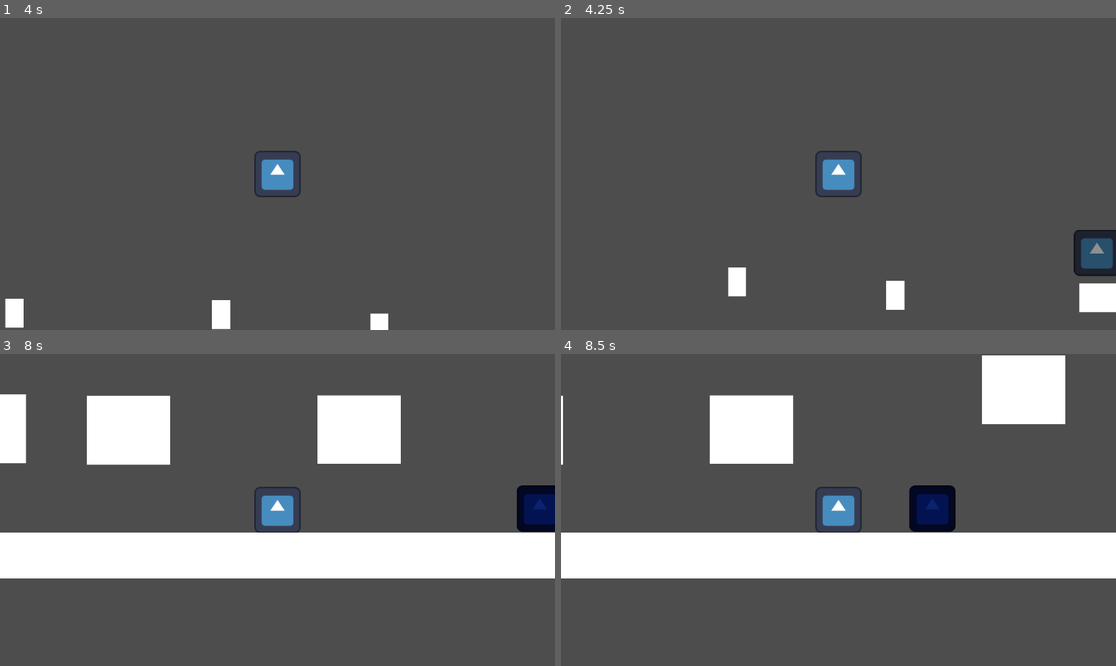
Above: before the commit, frames 1-4 (two rows, left to right).
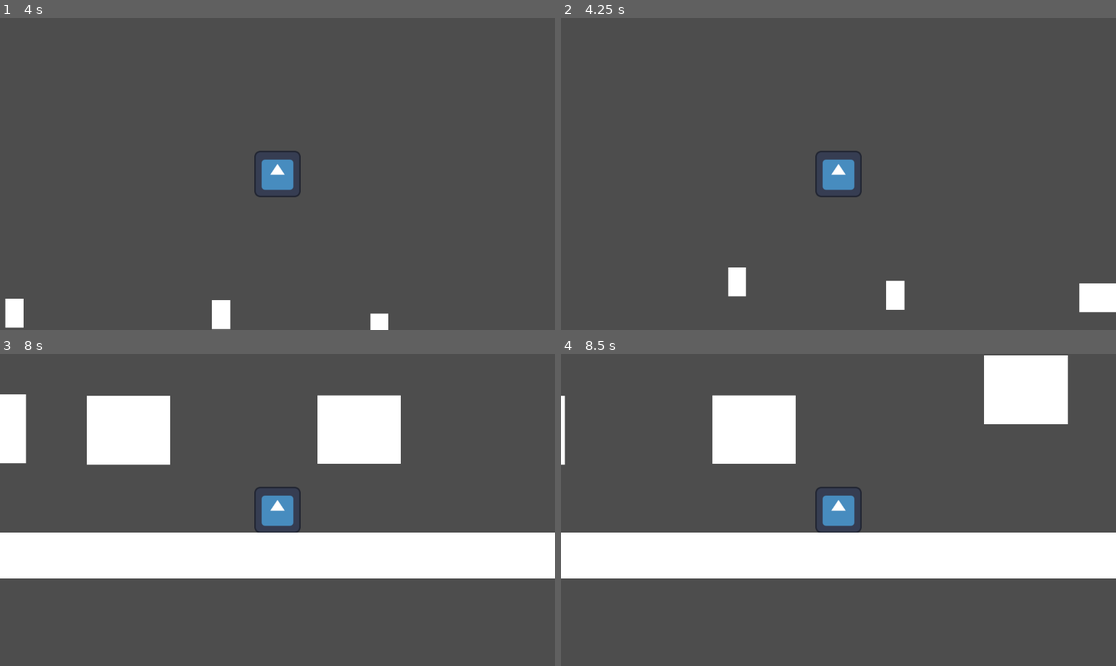
Above: after the commit, the same moments.

Repository: sfaruque10/Godot-2D-Game
Game: Godot game, scene res://baseGameLevel.tscn
The game is run twice, just before and just after one commit, with the same random seed, the same clock (stepped at 60 frames per second) and the same inputs. This scene is started directly instead of the project's main scene. The engine's default icon, where the game draws it, is replaced by a stand-in: a white triangle on a blue panel in a dark square.
Inputs:
- Up to frame 1 (4 s): tap Enter at 0.5 s; hold Right (ui_right) 0.53-2.03 s; tap Space (dash) every 0.75 s from 0.6 to 3.6 s; tap Up (jump) at 0.77, 1.52, 3.02, 3.77 s; hold Left (ui_left) 2.03-2.78 s; hold Right (ui_right) from 2.78 s (still down)
- Up to frame 2 (4.25 s): keep holding Right (ui_right)
- Up to frame 3 (8 s): release Right (ui_right) at 4.28 s; hold Left (ui_left) 4.28-5.03 s; tap Space (dash) every 0.75 s from 4.35 to 7.35 s; tap Up (jump) at 4.52, 6.02, 6.77, 7.52 s; hold Right (ui_right) 5.03-5.78 s; hold Left (ui_left) 5.78-7.28 s; hold Right (ui_right) from 7.28 s (still down)
- Up to frame 4 (8.5 s): keep holding Right (ui_right); tap Space (dash) at 8.1 s

Frame 1 is identical in both runs. In frame 2, 1.1% of the frame differs, in the area x 92-100%, y 67-83%; in frame 3, 1.0%; in frame 4, 1.7%, in the area x 0-92%, y 0-58%.

Commit message:
More Platforms
Added more platforms and some enemies to level.

Diff:
--- a/2d-game/baseGameLevel.tscn
+++ b/2d-game/baseGameLevel.tscn
@@ -11,7 +11,7 @@
 b = Vector2(-3260, 0)
 
 [sub_resource type="RectangleShape2D" id="RectangleShape2D_davks"]
-size = Vector2(6434, 104)
+size = Vector2(6478, 128)
 
 [sub_resource type="RectangleShape2D" id="RectangleShape2D_t3wiy"]
 size = Vector2(200, 5239.5)
@@ -45,6 +45,9 @@
 
 [sub_resource type="RectangleShape2D" id="RectangleShape2D_sjpi1"]
 size = Vector2(350, 99)
+
+[sub_resource type="RectangleShape2D" id="RectangleShape2D_l43w2"]
+size = Vector2(6478, 117)
 
 [node name="BaseGameLevel" type="Node2D"]
 
@@ -67,7 +70,7 @@
 shape = SubResource("SegmentShape2D_q5v5t")
 
 [node name="CollisionShape2D" type="CollisionShape2D" parent="Starting Platform"]
-position = Vector2(-25, 63)
+position = Vector2(-22, 51)
 shape = SubResource("RectangleShape2D_davks")
 
 [node name="Boundary Left" type="StaticBody2D" parent="."]
@@ -277,11 +280,13 @@
 position = Vector2(1, -1)
 shape = SubResource("RectangleShape2D_x6wv0")
 
-[node name="CharacterBody2D" parent="." instance=ExtResource("3_q5v5t")]
-position = Vector2(2183, -1004)
-
-[node name="CharacterBody2D2" parent="." instance=ExtResource("4_6hoih")]
-position = Vector2(2376, 63)
+[node name="Wind_Enemy_1" parent="." instance=ExtResource("3_q5v5t")]
+position = Vector2(-781, -2806)
+rotation = 3.1415927
+
+[node name="Slippery_Enemy_1" parent="." instance=ExtResource("4_6hoih")]
+position = Vector2(-1883, -3007)
+rotation = 3.1415927
 
 [node name="Dash Checkpoint" type="Area2D" parent="."]
 position = Vector2(67, -2018)
@@ -384,7 +389,59 @@
 position = Vector2(1, -1)
 shape = SubResource("RectangleShape2D_x6wv0")
 
-[node name="GravSwap" type="Area2D" parent="."]
+[node name="Platform 24" type="StaticBody2D" parent="."]
+position = Vector2(600, -2913)
+
+[node name="ColorRect" type="ColorRect" parent="Platform 24"]
+offset_left = -208.0
+offset_top = -41.0
+offset_right = 211.0
+offset_bottom = 39.0
+
+[node name="CollisionShape2D" type="CollisionShape2D" parent="Platform 24"]
+position = Vector2(1, -1)
+shape = SubResource("RectangleShape2D_x6wv0")
+
+[node name="Platform 25" type="StaticBody2D" parent="."]
+position = Vector2(1800, -3200)
+
+[node name="ColorRect" type="ColorRect" parent="Platform 25"]
+offset_left = -208.0
+offset_top = -41.0
+offset_right = 211.0
+offset_bottom = 39.0
+
+[node name="CollisionShape2D" type="CollisionShape2D" parent="Platform 25"]
+position = Vector2(1, -1)
+shape = SubResource("RectangleShape2D_x6wv0")
+
+[node name="Platform 26" type="StaticBody2D" parent="."]
+position = Vector2(2488, -3328)
+
+[node name="ColorRect" type="ColorRect" parent="Platform 26"]
+offset_left = -208.0
+offset_top = -41.0
+offset_right = 211.0
+offset_bottom = 39.0
+
+[node name="CollisionShape2D" type="CollisionShape2D" parent="Platform 26"]
+position = Vector2(1, -1)
+shape = SubResource("RectangleShape2D_x6wv0")
+
+[node name="Platform 27" type="StaticBody2D" parent="."]
+position = Vector2(3008, -3536)
+
+[node name="ColorRect" type="ColorRect" parent="Platform 27"]
+offset_left = -208.0
+offset_top = -41.0
+offset_right = 211.0
+offset_bottom = 39.0
+
+[node name="CollisionShape2D" type="CollisionShape2D" parent="Platform 27"]
+position = Vector2(1, -1)
+shape = SubResource("RectangleShape2D_x6wv0")
+
+[node name="GravSwap" type="Area2D" parent="." groups=["Negative_Gravity"]]
 position = Vector2(-3060, -2255)
 script = ExtResource("2_f53ul")
 
@@ -392,6 +449,15 @@
 position = Vector2(7, -9.5)
 shape = SubResource("RectangleShape2D_sjpi1")
 
+[node name="GravSwap2" type="Area2D" parent="."]
+position = Vector2(-2908, -3500)
+script = ExtResource("2_f53ul")
+
+[node name="CollisionShape2D" type="CollisionShape2D" parent="GravSwap2"]
+position = Vector2(2911, -48.5)
+shape = SubResource("RectangleShape2D_l43w2")
+
 [connection signal="body_entered" from="Starting Platform" to="Starting Platform" method="_on_body_entered"]
 [connection signal="body_entered" from="Dash Checkpoint" to="Dash Checkpoint" method="_on_body_entered"]
 [connection signal="body_entered" from="GravSwap" to="GravSwap" method="_on_body_entered"]
+[connection signal="body_entered" from="GravSwap2" to="GravSwap2" method="_on_body_entered"]
--- a/2d-game/ending_platform.gd
+++ b/2d-game/ending_platform.gd
@@ -1,5 +1,6 @@
 extends Area2D
 
+var player = null
 
 #func _on_body_entered(body: Node2D) -> void:
 	#print(get_groups())
@@ -15,6 +16,7 @@
 
 
 func _on_body_entered(body: Node2D) -> void:
+
 	print(get_groups())
 	print(body.name)
 	#print(Global.gravity_direction)
@@ -22,10 +24,14 @@
 		print("working")
 	else:
 		print("not")
-	if body.name == "Player" and is_in_group("Negative_Gravity"):
+	if Global.gravity_direction == 1 and body.name == "Player" and is_in_group("Negative_Gravity"):
 	#if body.name == "Player":
+		player = body
 		Global.gravity_direction = -1
+		player.rotate_player()
 		print("gravity change")
-	elif body.name == "Player" and not is_in_group("Negative_Gravity"):
+	elif Global.gravity_direction == -1 and body.name == "Player" and not is_in_group("Negative_Gravity"):
+		player = body
 		Global.gravity_direction = 1
+		player.rotate_player()
 		print("gravity change")
--- a/2d-game/player.gd
+++ b/2d-game/player.gd
@@ -79,7 +79,7 @@
 func set_slippery_mode(is_slippery: bool):
 	if is_slippery:
 		#current_friction = 200
-		speed = 800
+		speed = 2000
 		dash_speed = 1500
 		current_deceleration = slippery_deceleration
 	else:
@@ -87,6 +87,15 @@
 		speed = 500
 		dash_speed = 1200
 		current_deceleration = normal_deceleration
+
+func rotate_player():
+	if Global.gravity_direction == -1: # used to flip player 180
+		var tween = create_tween()
+		tween.tween_property($Sprite2D, "rotation_degrees", 180, 1.0)
+	if Global.gravity_direction == 1:
+		var tween = create_tween() # flip player back to normal
+		tween.tween_property($Sprite2D, "rotation_degrees", 0, 1.0)
+
 #func _on_ending_platform_body_entered(body: Node2D) -> void:
 	#print(get_groups())
 	#print(body.name)
--- a/2d-game/project.godot
+++ b/2d-game/project.godot
@@ -23,6 +23,10 @@
 
 window/size/mode=2
 
+[global_group]
+
+Negative_Gravity=""
+
 [input]
 
 jump={
--- a/2d-game/slippery_enemy.tscn
+++ b/2d-game/slippery_enemy.tscn
@@ -4,7 +4,7 @@
 [ext_resource type="Script" uid="uid://b3w3mq01yibaf" path="res://slippery_enemy.gd" id="1_5lclq"]
 
 [sub_resource type="RectangleShape2D" id="RectangleShape2D_1nm4i"]
-size = Vector2(583, 12)
+size = Vector2(669.5, 12)
 
 [sub_resource type="CapsuleShape2D" id="CapsuleShape2D_5lclq"]
 radius = 64.0
@@ -20,7 +20,7 @@
 [node name="Slippery_Surface" type="Area2D" parent="."]
 
 [node name="CollisionShape2D" type="CollisionShape2D" parent="Slippery_Surface"]
-position = Vector2(0, 73)
+position = Vector2(-43.25, 73)
 shape = SubResource("RectangleShape2D_1nm4i")
 
 [node name="CollisionShape2D" type="CollisionShape2D" parent="."]
--- a/2d-game/wind_enemy.gd
+++ b/2d-game/wind_enemy.gd
@@ -1,6 +1,6 @@
 extends CharacterBody2D
 
-@export var push_force: float = 175.0
+@export var push_force: float = 165.0
 @export var wind_direction: int = 1
 var player = null
 
Not shown: 1 places in 2d-game/baseGameLevel.tscn that only renumber resources
